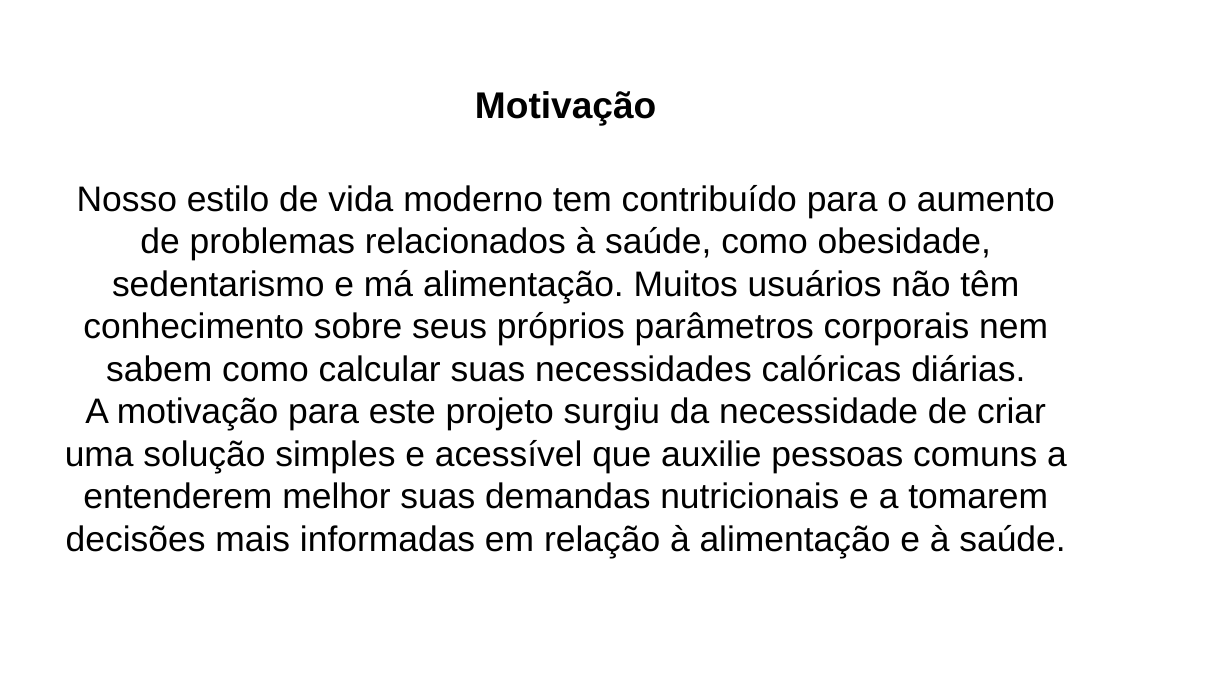
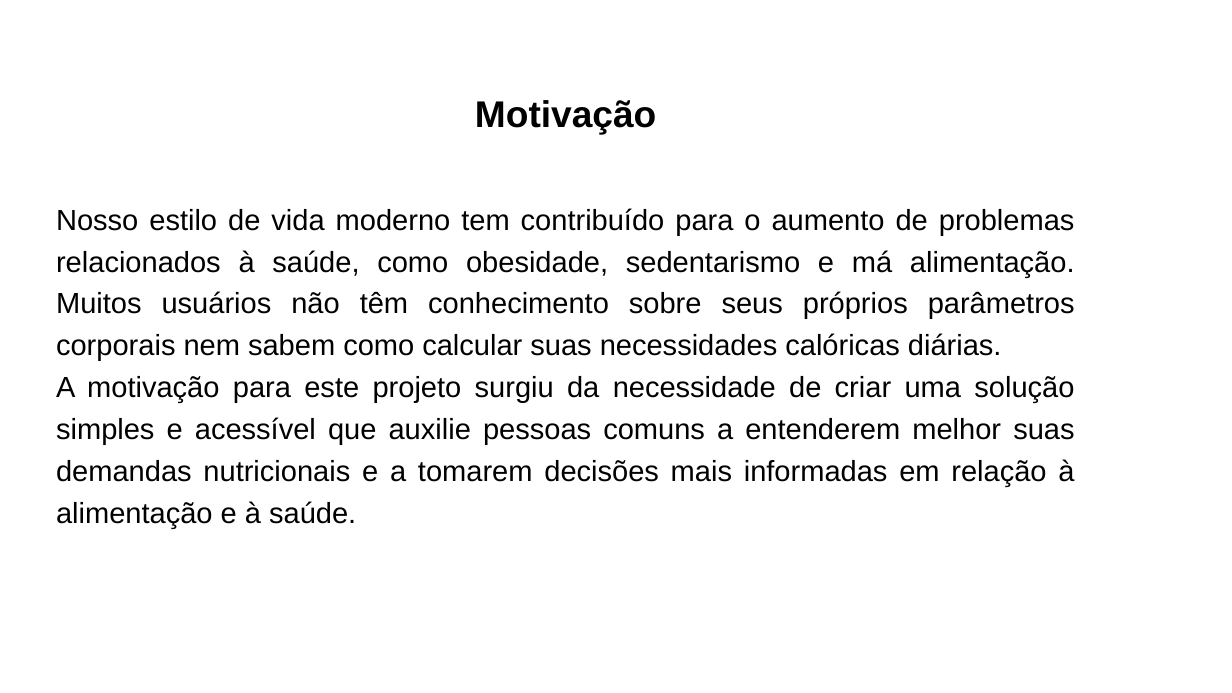
Before and after one commit to NutriFacil-A3/NutriFacil, a slide deck: slide 5 of slides/SlidesNutriFacil.pptx. Drawn at 1232x693 pixels with LibreOffice and Linux fonts; fonts in the diff are those of the drawing; background and template pictures are left out. Boxes give left, top, right and bottom in pixels: in the first picture for what was removed or moved away, otherwise in the second. Text is boxed around its words. In the diff, an @@ line names an element or a change of style, - is before the commit and + after.

```diff
--- a/slides/SlidesNutriFacil.pptx
+++ b/slides/SlidesNutriFacil.pptx
@@ text "Motivação" at <box>56,100,1075,528</box>: size 41.4 to 34 pt; line spacing 52.1pt to 1.2; alignment centre to justified; line spacing 49.7pt to 1.2 @@
```
Also in this commit, not shown: 6 other slides changed, 4 slides added, 3 slides removed, 1 other file.
